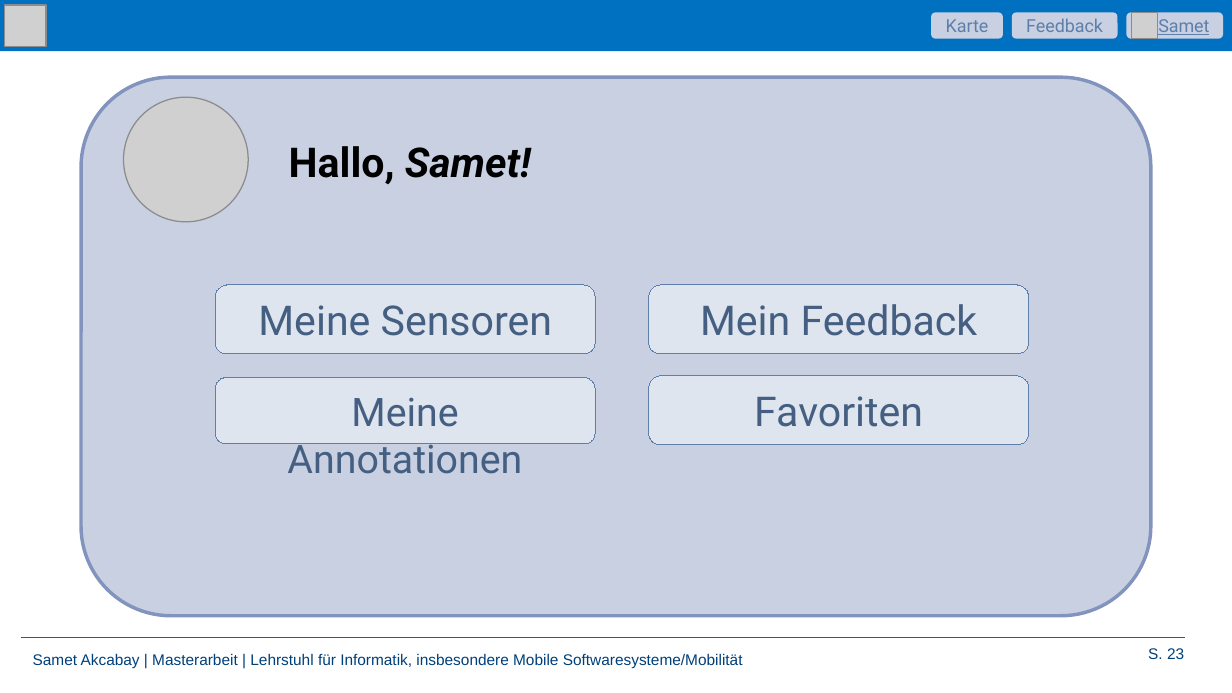
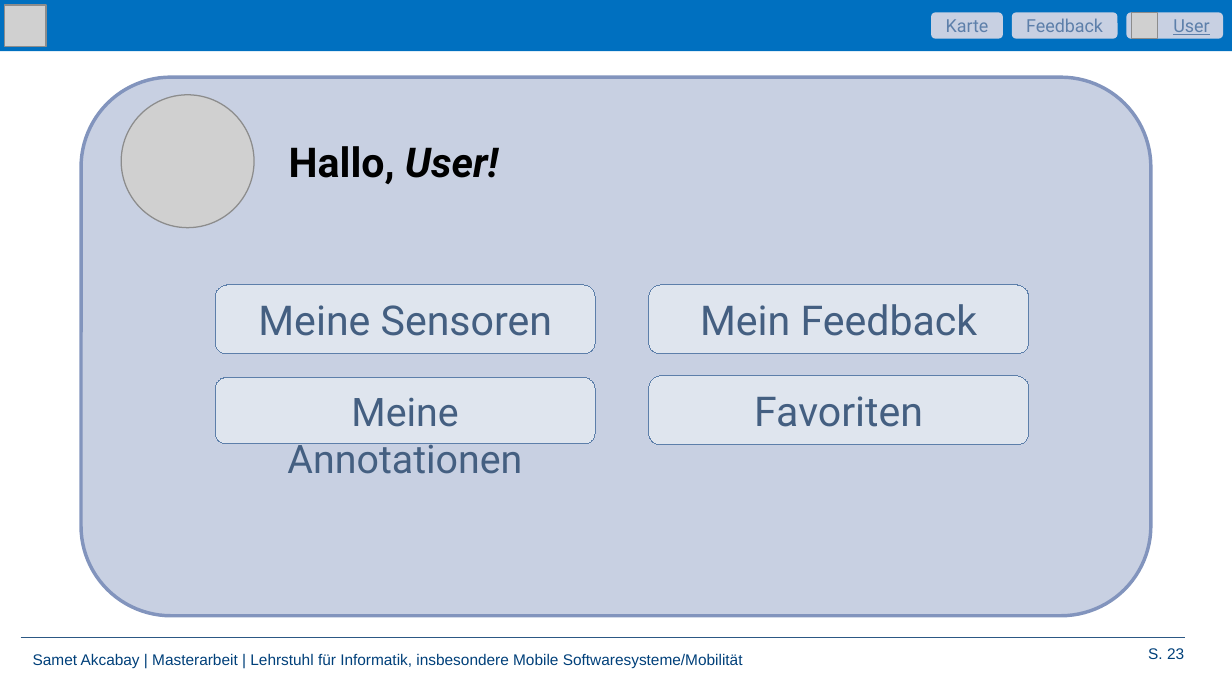
Before and after one commit to SamAkc/MasterThesis, a slide deck: slide 23 of presentations/presentation.pptx. Drawn at 1232x693 pixels with LibreOffice and Linux fonts; fonts in the diff are those of the drawing; grey boxes stand for pictures; background and template pictures are left out. Boxes give left, top, right and bottom in pixels: in the first picture for what was removed or moved away, otherwise in the second. Text is boxed around its words. In the diff, an @@ line names an element or a change of style, - is before the commit and + after.

```diff
--- a/presentations/presentation.pptx
+++ b/presentations/presentation.pptx
@@ text in rounded rectangle at [1173, 19, 1209, 35]: text changed @@
-Samet
+User
@@ picture: place and size @@
-picture at [123, 97, 248, 222]
+picture at [121, 95, 254, 228]
@@ text at [289, 146, 499, 184]: text changed @@
-Hallo, Samet!
+Hallo, User!
```
Also in this commit, not shown: 23 other files.
